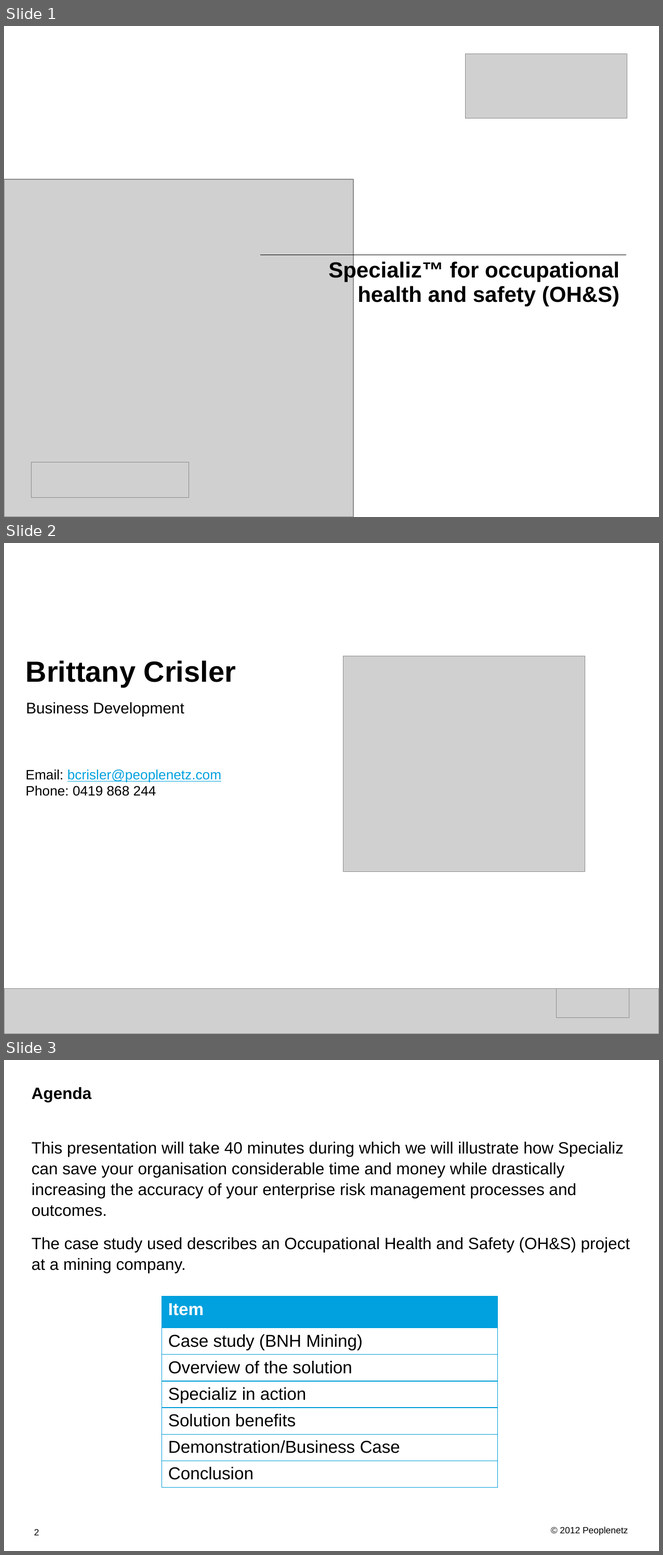
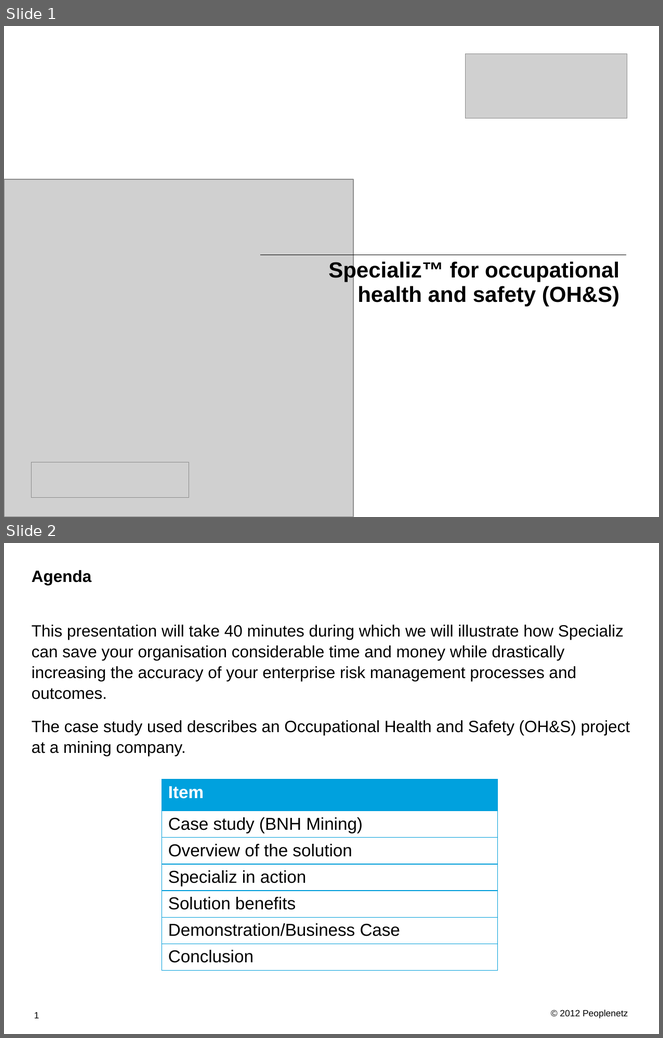
Before and after one commit to cavalryjim/peoplenetz, a slide deck: public/assets/documents/presentations/OHS_Specializ_Presentation-8eec6bf6c4f7989ee481311cc6810857.pptx. Shown one above the other, each under a label of ours: slides 1, 2 and 3 before the commit, slides 1 and 2 after it. The pictures are 663x1555 and 663x1038 pixels, drawn with LibreOffice and Linux fonts; fonts in the diff are those of the drawing; grey boxes stand for pictures. Boxes give left, top, right and bottom in pixels: in the first picture for what was removed or moved away, otherwise in the second. Text is boxed around its words. In the diff, an @@ line names an element or a change of style, - is before the commit and + after.

```diff
--- a/public/assets/documents/presentations/OHS_Specializ_Presentation-8eec6bf6c4f7989ee481311cc6810857.pptx
+++ b/public/assets/documents/presentations/OHS_Specializ_Presentation-8eec6bf6c4f7989ee481311cc6810857.pptx
@@ slide 2 removed at box(4, 543, 659, 1034), background #FFFFFF @@
@@ text removed at box(26, 661, 236, 688) @@
-Brittany Crisler
@@ picture removed at box(344, 656, 585, 871) @@
@@ text removed at box(26, 702, 184, 717) @@
-Business Development
@@ text removed at box(26, 770, 221, 796) @@
-Email: bcrisler@peoplenetz.com
-Phone: 0419 868 244
@@ picture removed at box(4, 989, 659, 1034) @@
@@ picture removed at box(556, 989, 629, 1018) @@
@@ what was slide 3 is now slide 2 @@
@@ page number at box(34, 1013, 39, 1019): text changed @@
-2
+1
```
Also in this commit, not shown: 2 slides changed, 12 other files.
